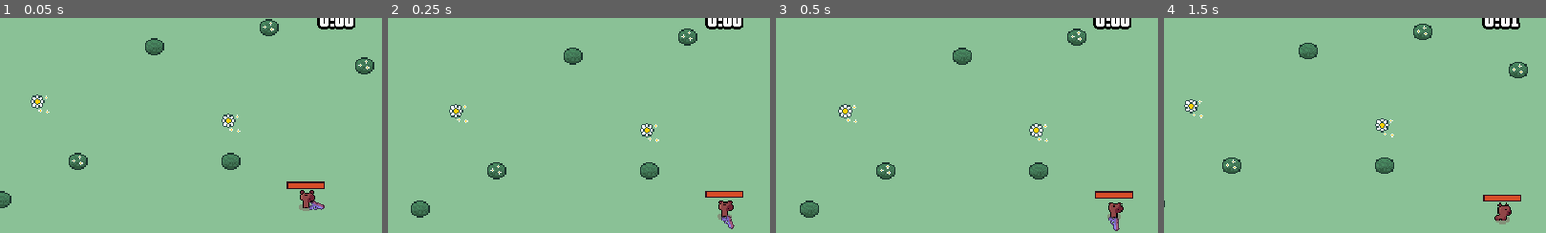
Above: before the commit, frames 1-4 (left to right).
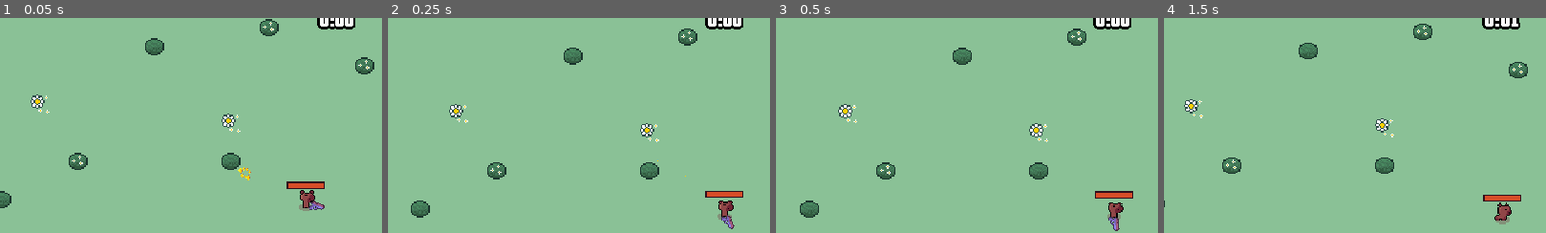
Above: after the commit, the same moments.

Repository: Sundwell/ritka-rampage
Game: Godot game, scene res://scenes/main/main.tscn
Same seed, same stepped clock (60 frames per second), same inputs: the game is played once before the commit and once after it.
Inputs (mouse positions are % of the whole screen's width and height, from its top left):
- Up to frame 1 (0.05 s): no input
- Up to frame 2 (0.25 s): no input
- Up to frame 3 (0.5 s): no input
- Up to frame 4 (1.5 s): move the mouse to (72, 45) at 0.52 s; press the mouse at (72, 45) at 0.53 s; hold D (move_right) 0.53-1.28 s; move the mouse to (30, 55) at 1.27 s; release the mouse at (30, 55) at 1.28 s; hold S (move_down) from 1.28 s (still down); tap W (move_top) at 1.35 s
The pictures show only the part of the screen within x 6-56%, y 4-54%; the shares and areas given below are measured in that part.

The runs differ from the first frame. In frame 1, less than 0.1% of the frame differs, in the area x 62-66%, y 69-76%; in frame 2, less than 0.1%; in frame 3, nothing differs; in frame 4, nothing differs.

Commit message:
Prepared and added particle caching processing

Diff:
--- /dev/null
+++ b/scenes/cache/particles_cache.tscn
@@ -0,0 +1,7 @@
+[gd_scene load_steps=2 format=3 uid="uid://ddkuoft8656d3"]
+
+[ext_resource type="PackedScene" uid="uid://dqlswblbvmvfk" path="res://scenes/vfx/orange_collected_particles.tscn" id="1_dwqdk"]
+
+[node name="ParticlesCache" type="Node2D"]
+
+[node name="OrangeCollectedParticles" parent="." instance=ExtResource("1_dwqdk")]
--- a/scenes/main/main.tscn
+++ b/scenes/main/main.tscn
@@ -6,6 +6,7 @@
 [ext_resource type="PackedScene" uid="uid://r1vpw62fcrjw" path="res://scenes/ui/end_screen.tscn" id="2_jn3hq"]
 [ext_resource type="PackedScene" uid="uid://vixacdyyqg70" path="res://scenes/game_object/bush/bush.tscn" id="2_vx0vm"]
 [ext_resource type="PackedScene" uid="uid://cmt37s18d81vr" path="res://scenes/manager/enemy_manager.tscn" id="2_y0yni"]
+[ext_resource type="PackedScene" uid="uid://ddkuoft8656d3" path="res://scenes/cache/particles_cache.tscn" id="3_4e6ny"]
 [ext_resource type="PackedScene" uid="uid://csopqp6wvh5n" path="res://scenes/ui/mutations/experience_bar.tscn" id="3_6rnxb"]
 [ext_resource type="PackedScene" uid="uid://hrmwpla6w5kt" path="res://scenes/manager/arena_time_manager.tscn" id="3_dwsl6"]
 [ext_resource type="PackedScene" uid="uid://cobi6d0h2keep" path="res://scenes/manager/experience_manager.tscn" id="6_8mjvm"]
@@ -23,7 +24,6 @@
 [ext_resource type="Resource" uid="uid://caj3bfqyoyy37" path="res://resources/upgrades/mutation_upgrades/speed_up.tres" id="16_5lpgv"]
 [ext_resource type="PackedScene" uid="uid://wxjex0i2dwww" path="res://scenes/manager/anvil_manager.tscn" id="20_f3wcp"]
 [ext_resource type="PackedScene" uid="uid://d2a52b2apau0v" path="res://scenes/manager/upgrades/weapon_upgrade_manager.tscn" id="20_n7c20"]
-[ext_resource type="Resource" uid="uid://qst0kq5he2eh" path="res://resources/upgrades/weapon_upgrades/pistol/pistol_upgrades_pool.tres" id="21_fv107"]
 
 [sub_resource type="Resource" id="Resource_si3j4"]
 script = ExtResource("8_rp34t")
@@ -83,6 +83,9 @@
 script = ExtResource("1_fqumt")
 end_screen_scene = ExtResource("2_jn3hq")
 
+[node name="ParticlesCache" parent="." instance=ExtResource("3_4e6ny")]
+position = Vector2(-108, -46)
+
 [node name="ArenaTimeUI" parent="." node_paths=PackedStringArray("arena_time_manager") instance=ExtResource("2_7sja6")]
 arena_time_manager = NodePath("../Managers/ArenaTimeManager")
 
@@ -108,11 +111,11 @@
 experience_manager = NodePath("../ExperienceManager")
 upgrade_screen_scene = ExtResource("10_o8f1v")
 
-[node name="WeaponUpgradeManager" parent="Managers" node_paths=PackedStringArray("anvil_manager") instance=ExtResource("20_n7c20")]
-upgrade_pool = ExtResource("21_fv107")
-anvil_manager = NodePath("../AnvilManager")
+[node name="WeaponUpgradeManager" parent="Managers" instance=ExtResource("20_n7c20")]
 
 [node name="AnvilManager" parent="Managers" instance=ExtResource("20_f3wcp")]
+first_spawn_time = 5.0
+spawn_time = 5.0
 
 [node name="GameCamera" parent="." instance=ExtResource("2_ipo2b")]
 
